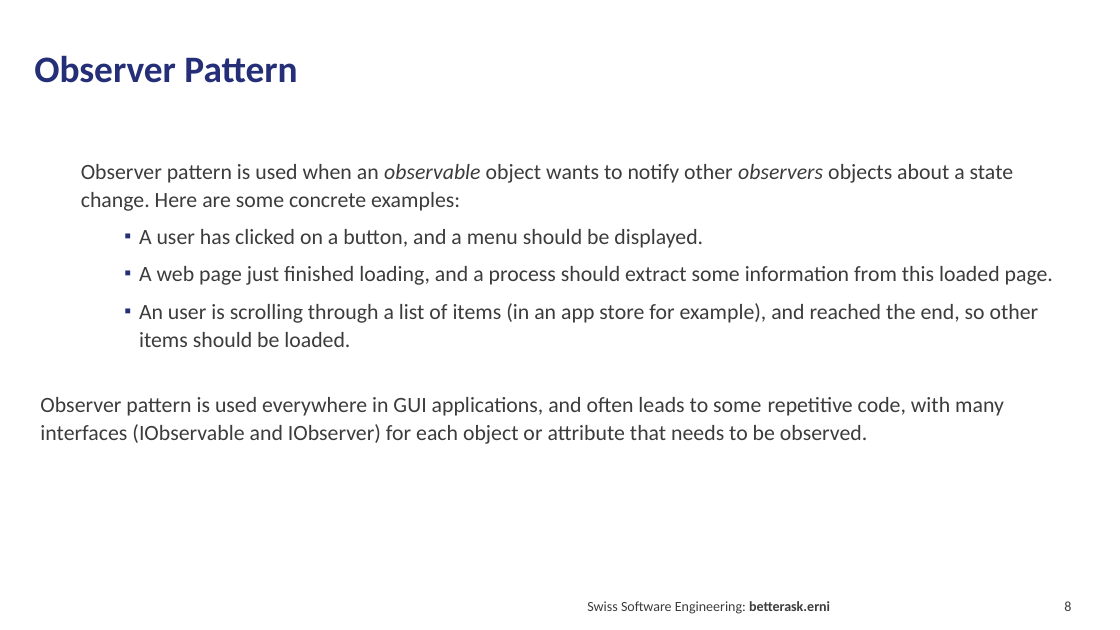
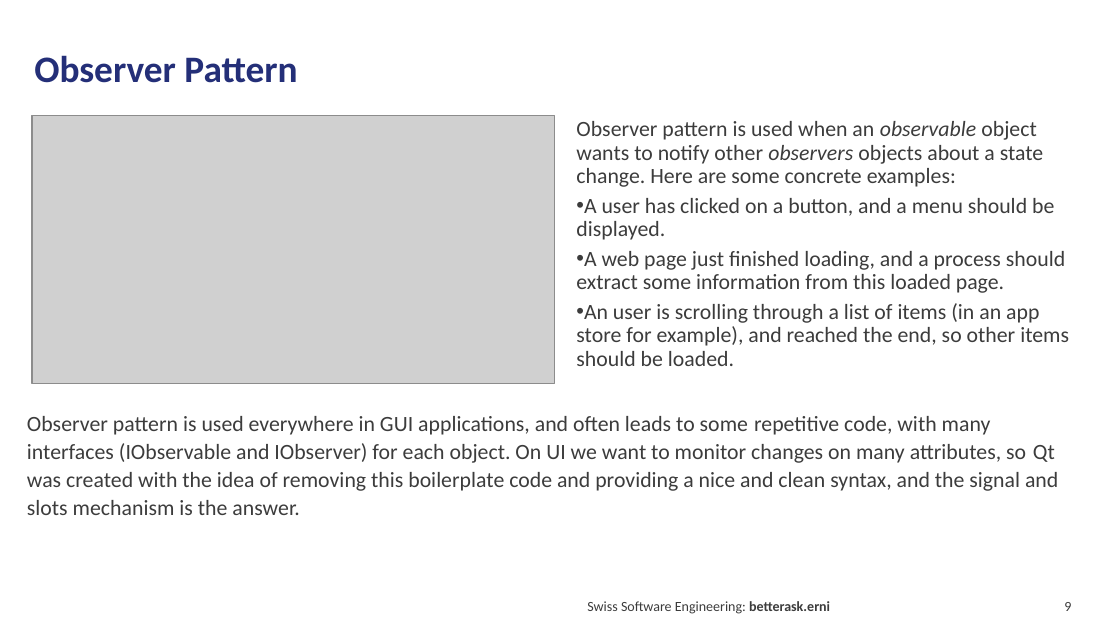
Before and after one commit to hebercosfer/qt_intro_demo, a slide deck: slide 9 of Qt Introduction.pptx (slide 8 before the commit). Drawn at 1120x630 pixels with LibreOffice and Linux fonts; fonts in the diff are those of the drawing; grey boxes stand for pictures. Boxes give left, top, right and bottom in pixels: in the first picture for what was removed or moved away, otherwise in the second. Text is boxed around its words. In the diff, an @@ line names an element or a change of style, - is before the commit and + after.

```diff
--- a/Qt Introduction.pptx
+++ b/Qt Introduction.pptx
@@ text "Observer pattern is used when ...": place and size @@
-text "Observer pattern is used when ..." at [40, 164, 1053, 444]
+text "Observer pattern is used when ..." at [27, 121, 1069, 515]
@@ picture added at [32, 115, 556, 383] @@
@@ text at [576, 121, 1069, 366]: list level 2 to 8 in "Observer pattern is used when ..."; line spacing 18pt to 0.9; bullet ▪ to •; list level 3 to 9 in "A user has clicked on ..."; list level 3 to 9 in "A web page just finished ..."; list level 3 to 9 in "An user is scrolling through ..." @@
@@ text at [27, 416, 1058, 515]: text changed @@
-Observer pattern is used everywhere in GUI applications, and often leads to some repetitive code, with many interfaces (IObservable and IObserver) for each object or attribute that needs to be observed.
+Observer pattern is used everywhere in GUI applications, and often leads to some repetitive code, with many interfaces (IObservable and IObserver) for each object. On UI we want to monitor changes on many attributes, so Qt was created with the idea of removing this boilerplate code and providing a nice and clean syntax, and the signal and slots mechanism is the answer.
@@ page number at [1064, 602, 1071, 611]: text changed @@
-8
+9
```
Also in this commit, not shown: 4 other slides changed, 6 slides added, 4 slides removed, 7 other files.
